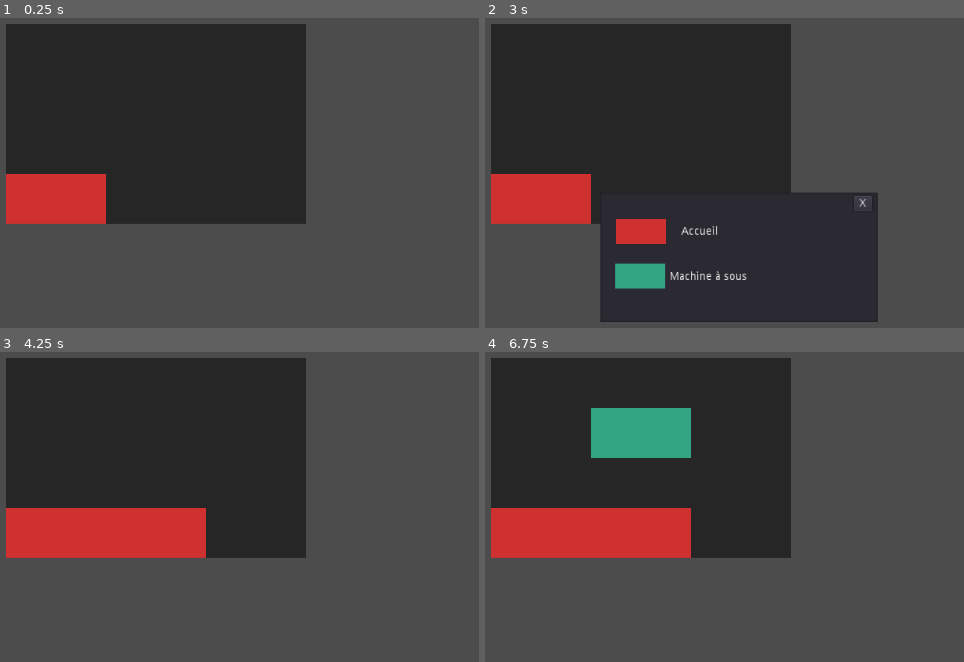
Above: before the commit, frames 1-4 (two rows, left to right).
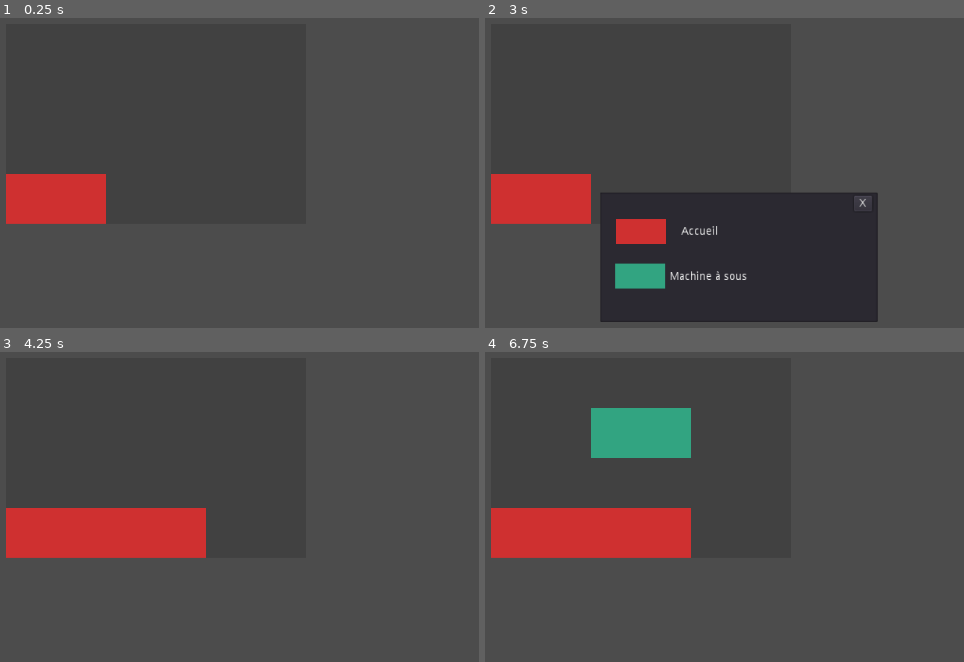
Above: after the commit, the same moments.

Repository: GeoffroyMuller/casino-manager
Game: Godot game, scene res://Scene/Main.tscn
Same seed, same stepped clock (60 frames per second), same inputs: the game is played once before the commit and once after it. The project has no main scene, so this scene is started directly.
Inputs (mouse positions are in pixels of both pictures, inside the frame that each line leads up to):
- Up to frame 1 (0.25 s): no input
- Up to frame 2 (3 s): tap Enter at 0.5, 2 s; move the mouse to (815, 76) at 0.52 s; click (815, 76) at 0.67 s; tap Space at 1.25, 2.75 s; move the mouse to (outside the picture) at 1.27 s; click (outside the picture) at 1.42 s; move the mouse to (outside the picture) at 2.02 s; click (outside the picture) at 2.17 s; move the mouse to (599, 191) at 2.77 s; click (599, 191) at 2.92 s
- Up to frame 3 (4.25 s): click (153, 565) at 3.5 s
- Up to frame 4 (6.75 s): tap Enter at 4.25 s; move the mouse to (882, 503) at 4.27 s; click (882, 503) at 4.42 s; tap Space at 5 s; move the mouse to (outside the picture) at 5.02 s; click (outside the picture) at 5.17 s; move the mouse to (681, 432) at 5.77 s; click (681, 432) at 5.92 s; click (719, 516) at 6.5 s

The runs differ from the first frame. In frame 1, 37% of the frame differs, in the area x 1-64%, y 1-67%; in frame 2, 33%; in frame 3, 34%; in frame 4, 30%.

Commit message:
var global

Diff:
--- a/Scene/Empty.tscn
+++ b/Scene/Empty.tscn
@@ -8,4 +8,5 @@
 script = ExtResource( 2 )
 
 [node name="Sprite" type="Sprite" parent="." index="1"]
+modulate = Color( 1, 1, 1, 0.278431 )
 texture = ExtResource( 3 )
--- a/Scene/Script/Empty.gd
+++ b/Scene/Script/Empty.gd
@@ -3,6 +3,7 @@
 func _ready():
 	id = 0
 
+
 func on_click():
 	emit_signal("clicked", self, id)
 	print("Click on Empty", get_pos())
--- a/Scene/Script/Grid_casino.gd
+++ b/Scene/Script/Grid_casino.gd
@@ -48,7 +48,7 @@
 				set_object_at_coordonates(i, j, nul)
 			else :
 				display_room(i,j)
-				#$allRoom/Camera2D.position = get_object_at_coordonates(i,j).position
+				connect_signals(get_object_at_coordonates(i,j))
 
 func display_all_rooms():
 	for i in range(4):
@@ -80,12 +80,6 @@
 	print(room.get_pos(), " ", id)
 
 	var newPosition = get_global_mouse_position() - $".".position
-	#$allRoom/Camera2D.position = room.position
-	#$allRoom/Camera2D.zoom = Vector2(0.5, 0.5)
-	#$allRoom/RoomsMenu.scale = Vector2(0.5, 0.5)
-
-	print($allRoom/Camera2D.position)
-	print(room.position)
 	if (id == 0 and $allRoom/RoomsMenu.visible == false):
 		display_room_menu(room, newPosition)
 
--- a/Scene/Script/room_interface.gd
+++ b/Scene/Script/room_interface.gd
@@ -6,6 +6,8 @@
 var position_x : int = -1
 var position_y : int = -1
 var time : float = 0
+var level : int = 1
+var levelMax : int = 3
 export var rewardAtTime : int = 0
 
 signal clicked(room, id)
@@ -44,3 +46,7 @@
 func initialize_gain_cost(gainR, costR):
 	gain = gainR
 	cost = costR
+
+func get_new_level():
+	if level <= levelMax :
+		level = level + 1
